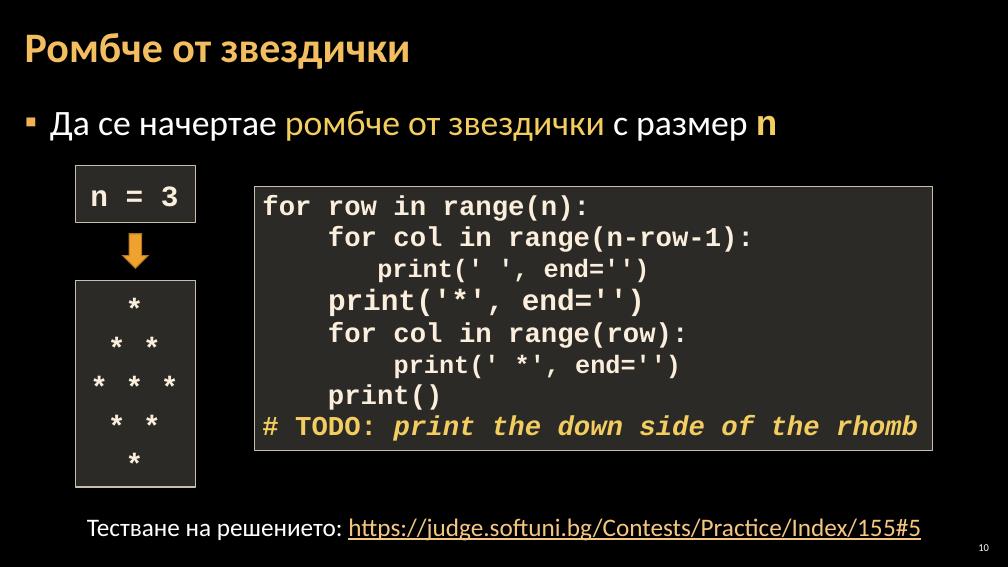
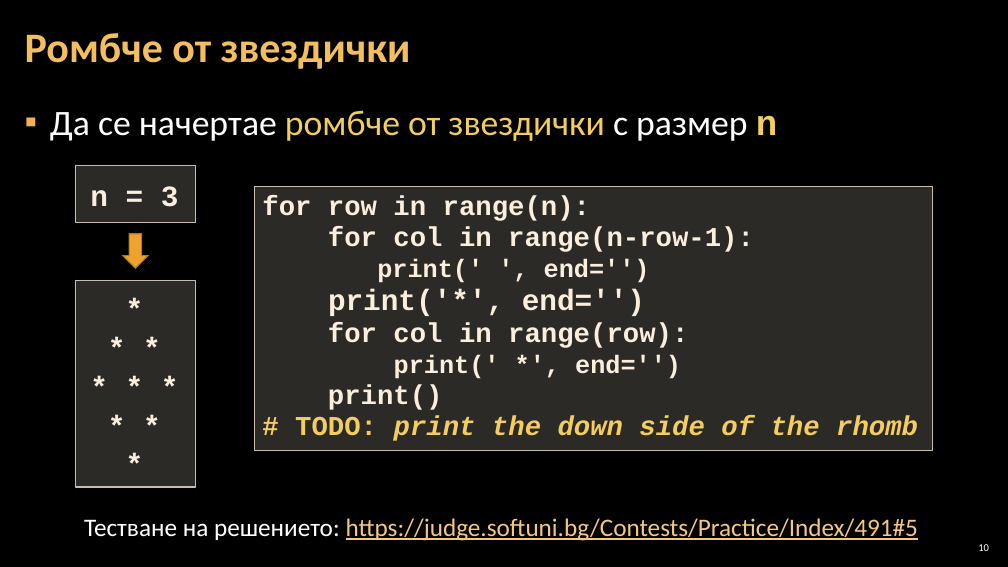
Before and after one commit to Software-University/Python-Basics, a slide deck: slide 10 of 6. Drawing-with-Loops/6. Drawing-with-Loops.pptx. Drawn at 1008x567 pixels with LibreOffice and Linux fonts; fonts in the diff are those of the drawing; background and template pictures are left out. Boxes give left, top, right and bottom in pixels: in the first picture for what was removed or moved away, otherwise in the second. Text is boxed around its words. In the diff, an @@ line names an element or a change of style, - is before the commit and + after.

```diff
--- a/6. Drawing-with-Loops/6. Drawing-with-Loops.pptx
+++ b/6. Drawing-with-Loops/6. Drawing-with-Loops.pptx
@@ text at [84, 518, 918, 541]: text changed @@
-Тестване на решението: https://judge.softuni.bg/Contests/Practice/Index/155#5
+Тестване на решението: https://judge.softuni.bg/Contests/Practice/Index/491#5
```
Also in this commit, not shown: 11 other slides changed, 4 other files.
